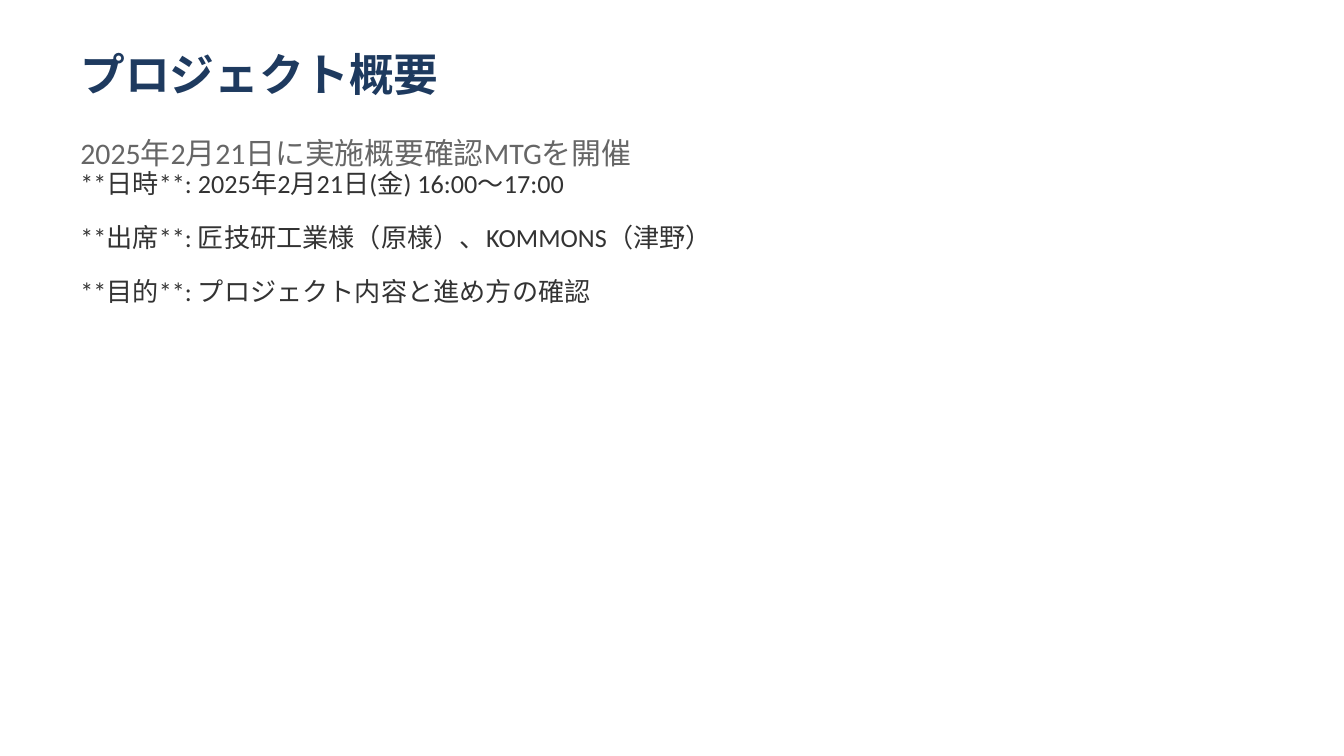
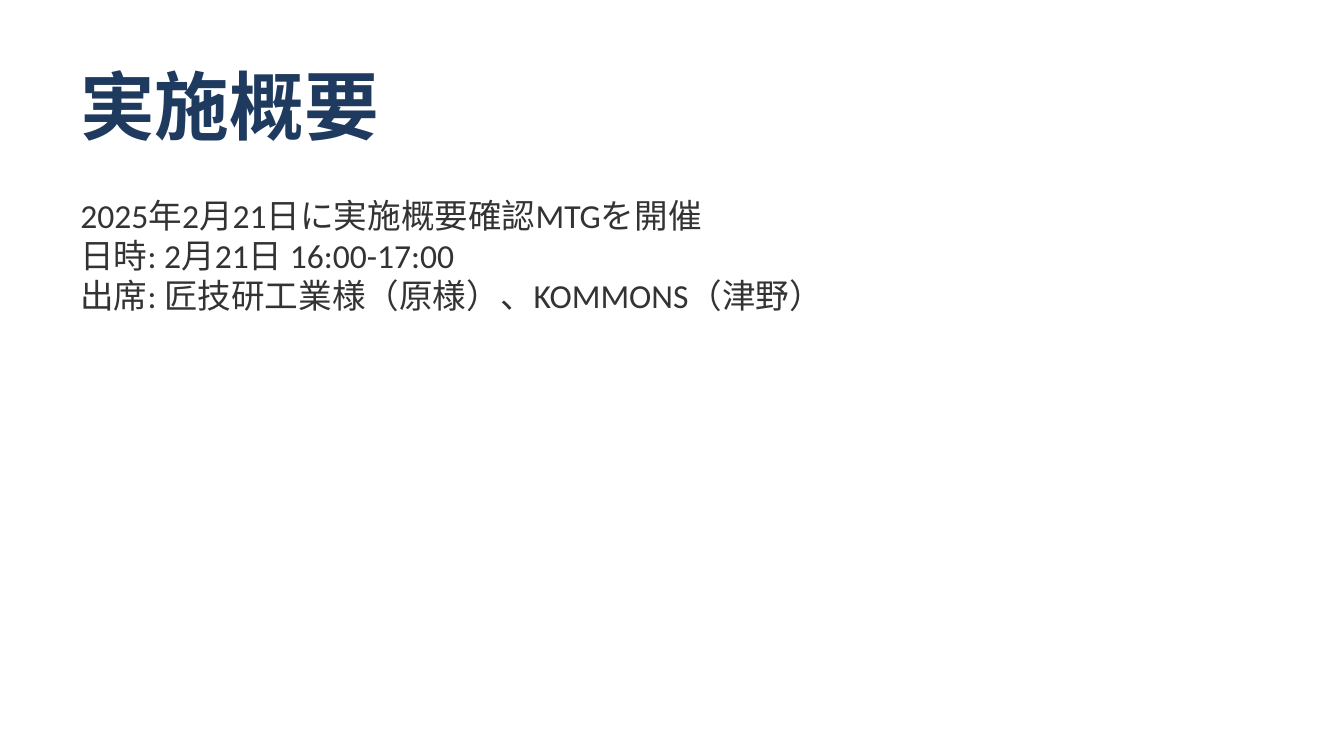
Before and after one commit to shoichitsuno-collab/MySpace_Shoichi-Tsuno, a slide deck: slide 2 of 匠技研工業プロジェクト_オンボーディング計画.pptx (slide 3 before the commit). Drawn at 1344x756 pixels with LibreOffice and Linux fonts; fonts in the diff are those of the drawing. Boxes give left, top, right and bottom in pixels: in the first picture for what was removed or moved away, otherwise in the second. Text is boxed around its words. In the diff, an @@ line names an element or a change of style, - is before the commit and + after.

```diff
--- a/匠技研工業プロジェクト_オンボーディング計画.pptx
+++ b/匠技研工業プロジェクト_オンボーディング計画.pptx
@@ text at [80, 70, 378, 141]: text changed; size 24 to 40 pt @@
-プロジェクト概要
+実施概要
@@ text removed at [80, 139, 631, 167] @@
-2025年2月21日に実施概要確認MTGを開催
@@ text at [80, 200, 823, 311]: text changed; size 14 to 18 pt @@
-**日時**: 2025年2月21日(金) 16:00～17:00
-**出席**: 匠技研工業様（原様）、KOMMONS（津野）
-**目的**: プロジェクト内容と進め方の確認
+2025年2月21日に実施概要確認MTGを開催
+日時: 2月21日 16:00-17:00
+出席: 匠技研工業様（原様）、KOMMONS（津野）
```
Also in this commit, not shown: 8 other slides changed, 5 slides added, 13 slides removed.
